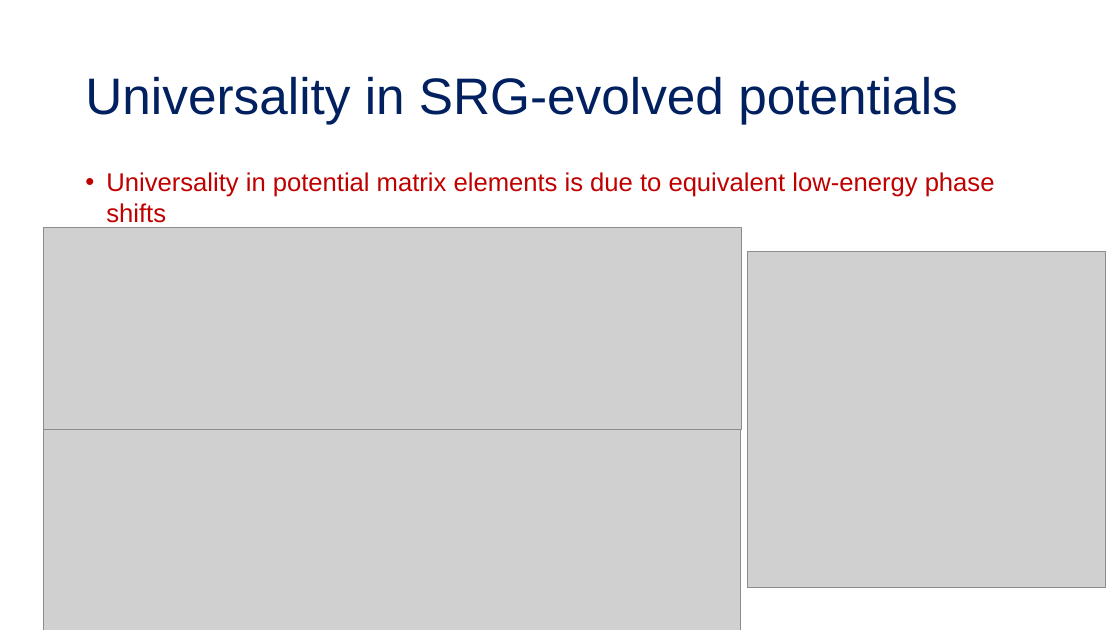
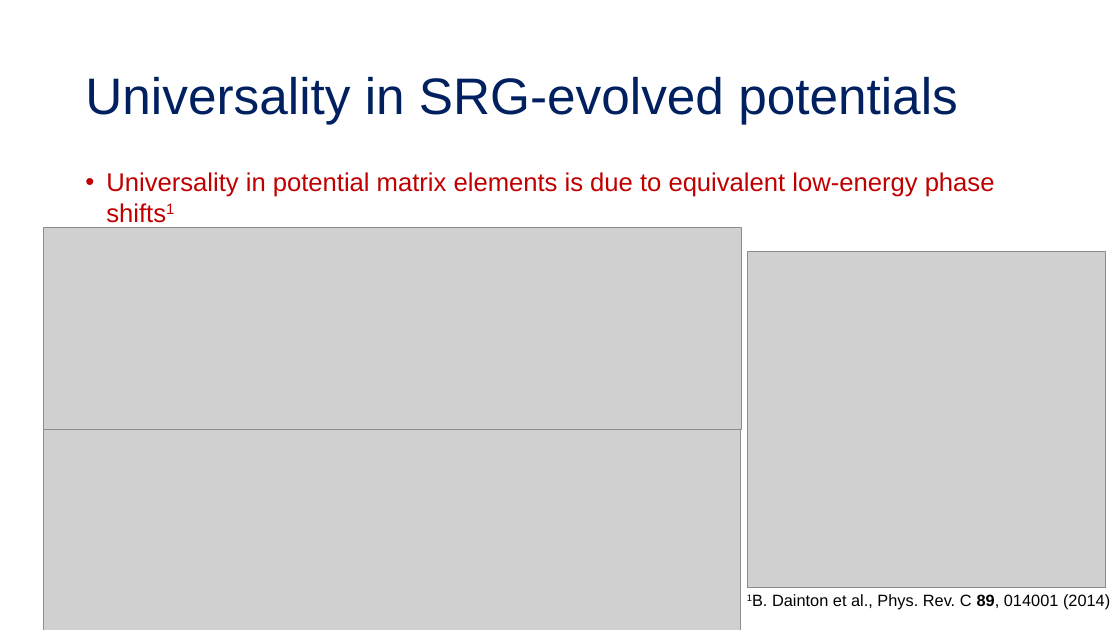
Before and after one commit to tropiano4/tropiano-srg, a slide deck: slide 10 of Presentations/DNP_October2019/tropiano_dnp_october2019.pptx. Drawn at 1120x630 pixels with LibreOffice and Linux fonts; fonts in the diff are those of the drawing; grey boxes stand for pictures. Boxes give left, top, right and bottom in pixels: in the first picture for what was removed or moved away, otherwise in the second. Text is boxed around its words. In the diff, an @@ line names an element or a change of style, - is before the commit and + after.

```diff
--- a/Presentations/DNP_October2019/tropiano_dnp_october2019.pptx
+++ b/Presentations/DNP_October2019/tropiano_dnp_october2019.pptx
@@ text at <box>106,172,995,197</box>: text changed @@
-• Universality in potential matrix elements is due to equivalent low-energy phase shifts
+• Universality in potential matrix elements is due to equivalent low-energy phase shifts1
@@ text added at <box>772,594,1110,610</box>, 14 pt, text #000000 @@
+1B. Dainton et al., Phys. Rev. C 89, 014001 (2014)
```
Also in this commit, not shown: 2 other slides changed, 3 slides added, 3 slides removed, 1 other file.
